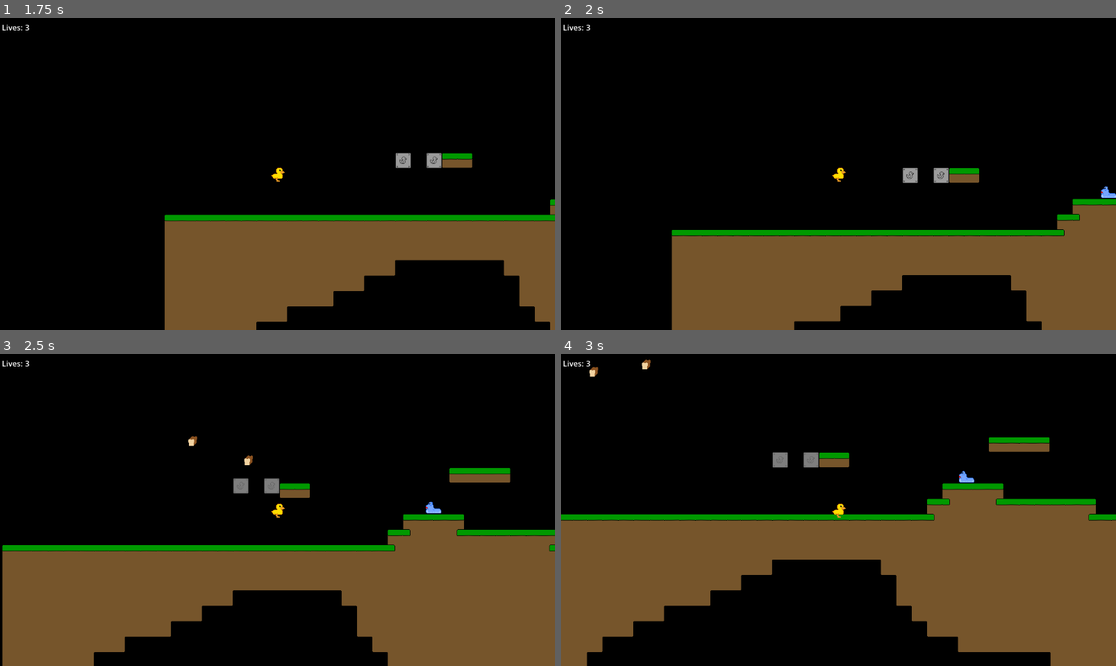
Above: before the commit, frames 1-4 (two rows, left to right).
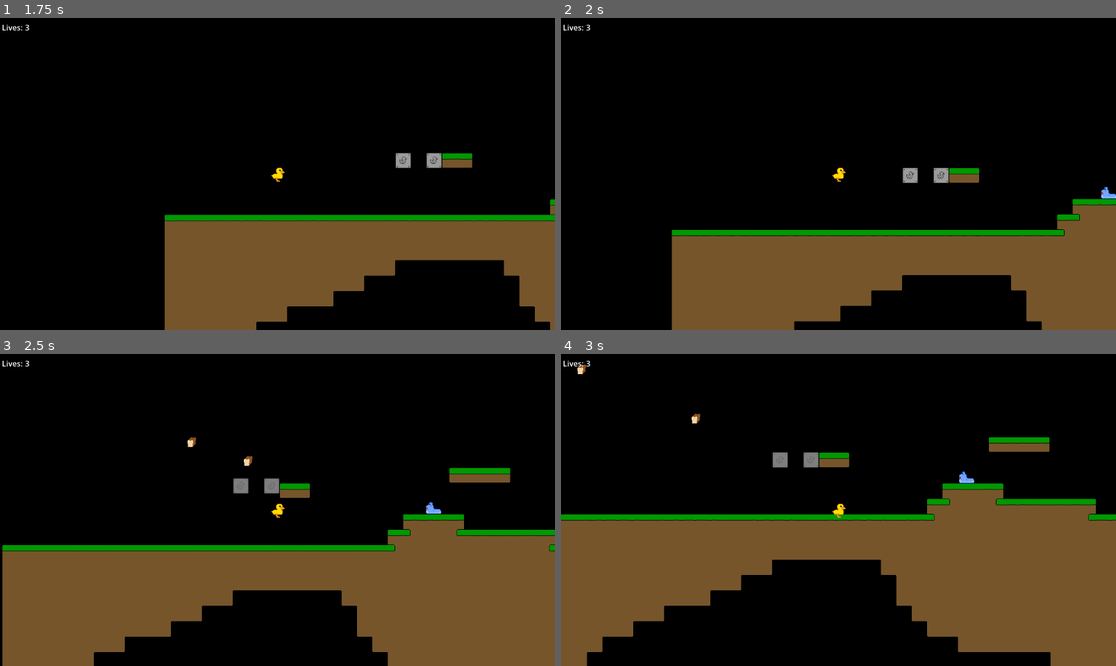
Above: after the commit, the same moments.

Repository: JakeSlaght/ducky-platformer-godot
Game: Godot game, scene res://main.tscn
The game is run twice, just before and just after one commit, with the same random seed, the same clock (stepped at 60 frames per second) and the same inputs.
Inputs:
- Up to frame 1 (1.75 s): click "Start Game" at 0.5 s; tap Enter at 1.25 s; hold D (right) from 1.28 s (still down); tap Space (fire) at 1.35 s; tap W (jump) at 1.52 s
- Up to frame 2 (2 s): keep holding D (right)
- Up to frame 3 (2.5 s): keep holding D (right); tap Space (fire) at 2.1 s; tap W (jump) at 2.27 s
- Up to frame 4 (3 s): release D (right) at 2.78 s; hold A (left) from 2.78 s (still down); tap Space (fire) at 2.85 s

Frame 1 is identical in both runs. In frame 2, less than 0.1% of the frame differs, in the area x 97-100%, y 53-58%; in frame 3, less than 0.1%; in frame 4, 0.2%, in the area x 2-75%, y 1-42%.

Commit message:
fix: fixed the direction/gravity stuff for enemy and powerups

Diff:
--- a/acorn.tscn
+++ b/acorn.tscn
@@ -78,15 +78,20 @@
 
 [node name="AnimatedSprite2D" type="AnimatedSprite2D" parent="."]
 unique_name_in_owner = true
+position = Vector2(0, 7)
+scale = Vector2(1.5, 1.5)
 sprite_frames = SubResource("SpriteFrames_tm3jm")
 autoplay = "default"
 frame = 4
 frame_progress = 0.48459
 
 [node name="CollisionShape2D" type="CollisionShape2D" parent="."]
+position = Vector2(0, 7)
 shape = SubResource("CircleShape2D_7jobg")
 
 [node name="hitbox" type="Area2D" parent="."]
+position = Vector2(0, 7)
+collision_mask = 9
 
 [node name="CollisionShape2D" type="CollisionShape2D" parent="hitbox"]
 shape = SubResource("CircleShape2D_mlkdf")
--- a/acorn_powerup.gd
+++ b/acorn_powerup.gd
@@ -1,5 +1,4 @@
 extends Area2D
-
 
 func _on_body_entered(body: Node2D) -> void:
 	if body.is_in_group('player'):
--- a/acorn_powerup.tscn
+++ b/acorn_powerup.tscn
@@ -4,17 +4,19 @@
 [ext_resource type="Texture2D" uid="uid://c45ha0qsu4acn" path="res://images/acorn_pickup.png" id="2_vtctq"]
 
 [sub_resource type="CircleShape2D" id="CircleShape2D_erywe"]
-radius = 5.38516
+radius = 14.0357
 
 [node name="AcornPowerup" type="Area2D"]
 script = ExtResource("1_n3u4m")
 
 [node name="Sprite2D" type="Sprite2D" parent="."]
-position = Vector2(0, -10)
+position = Vector2(15, -9)
+scale = Vector2(2.5, 2.5)
 texture = ExtResource("2_vtctq")
 hframes = 8
 
 [node name="CollisionShape2D" type="CollisionShape2D" parent="."]
+position = Vector2(15, 18)
 shape = SubResource("CircleShape2D_erywe")
 
 [connection signal="body_entered" from="." to="." method="_on_body_entered"]
--- a/enemy.gd
+++ b/enemy.gd
@@ -4,27 +4,15 @@
 
 const SPEED:float = 25.0
 var tile_position: Vector2i
-var direction:Vector2 = Vector2.LEFT
+var direction: int = -1
 var is_alive: bool = true
+var gravity = ProjectSettings.get_setting("physics/2d/default_gravity")
 
 func _physics_process(delta: float) -> void:
-	velocity = direction * SPEED
+	velocity.y += gravity * delta
+	velocity.x = direction * SPEED
+
 	move_and_slide()
-
-	for i in range(get_slide_collision_count()):
-		var collision = get_slide_collision(i)
-
-		if collision:
-			var new_direction = direction
-			while new_direction == direction:
-				new_direction  = change_direction()
-
-			direction = new_direction
-			sprite.flip_h = !sprite.flip_h
-
-func change_direction() -> Vector2:
-	var directions = [Vector2.LEFT, Vector2.RIGHT] # [Vector2.UP, Vector2.DOWN, Vector2.LEFT, Vector2.RIGHT]
-	return directions[randi() % directions.size()]
 
 func _on_hitbox_body_entered(body: Node2D) -> void:
 	if body.is_in_group('player'):
--- a/load_of_bread.gd
+++ b/load_of_bread.gd
@@ -6,7 +6,7 @@
 func _physics_process(delta: float) -> void:
 	move_and_slide()
 	velocity.y += gravity * delta
-	velocity.x = speed
+	velocity.x = direction * speed
 
 func _on_area_2d_body_entered(body: Node2D) -> void:
 	if body.is_in_group('player'):
